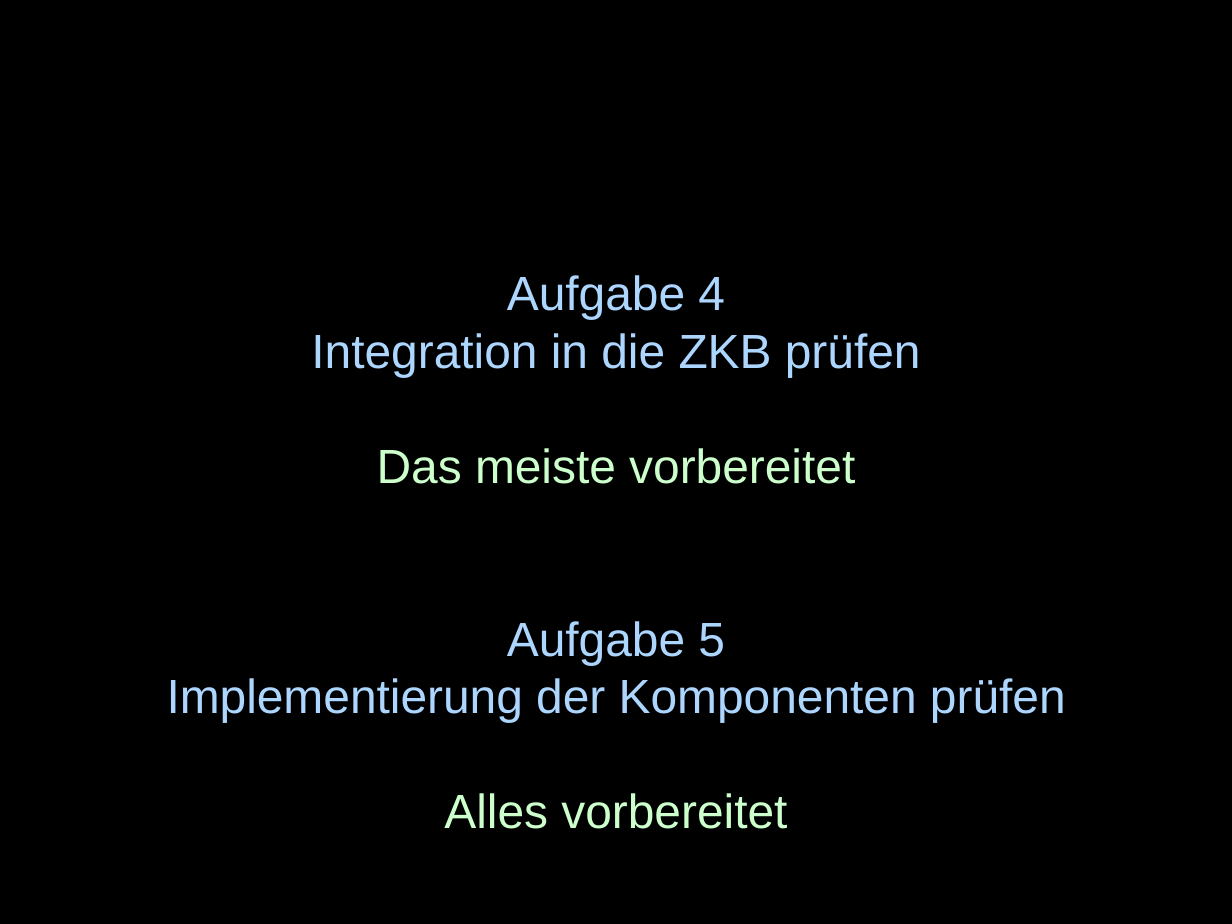
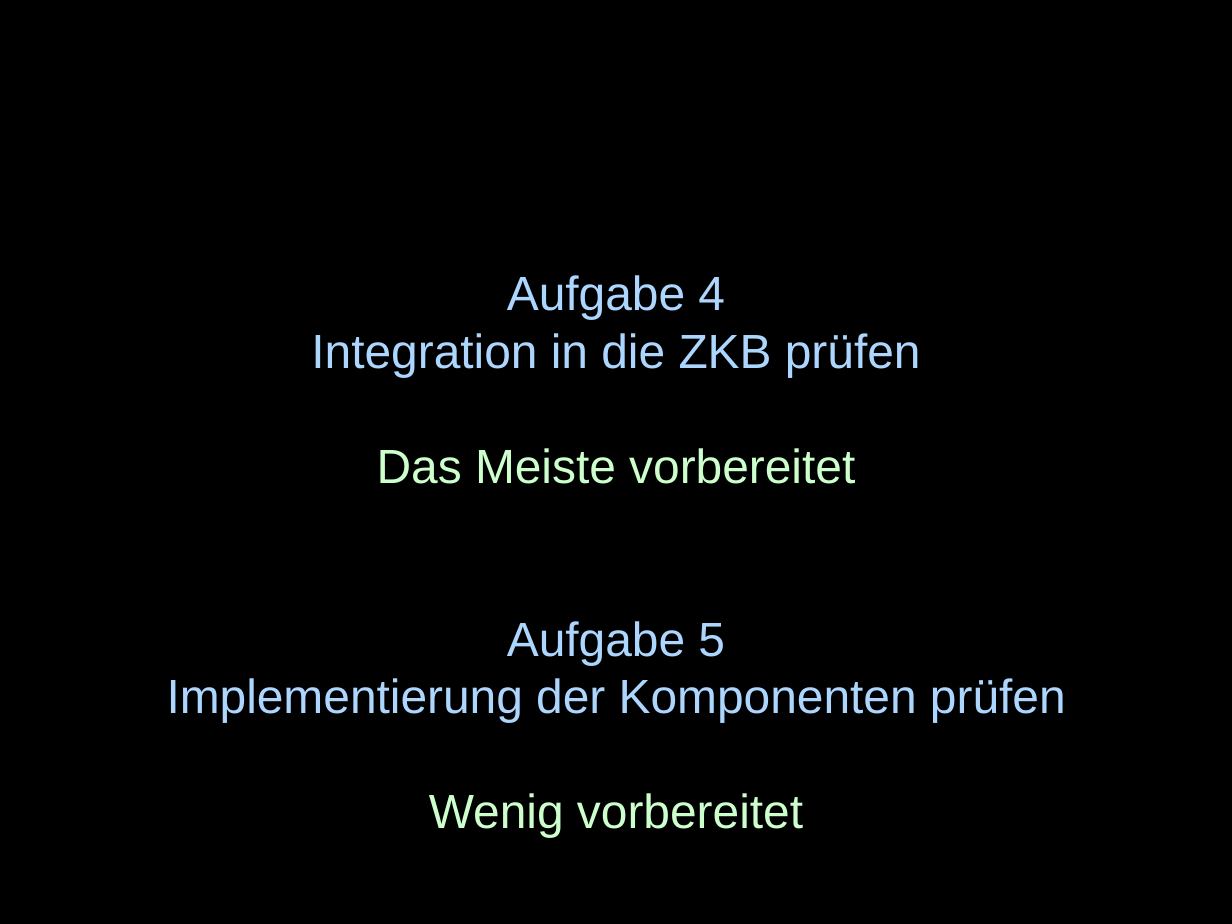
Before and after one commit to sushicutta/Diplomarbeit, a slide deck: slide 8 of praesentation/designreview/design-review-meeting.ppt. Drawn at 1232x924 pixels with LibreOffice and Linux fonts; fonts in the diff are those of the drawing. Boxes give left, top, right and bottom in pixels: in the first picture for what was removed or moved away, otherwise in the second. Text is boxed around its words. In the diff, an @@ line names an element or a change of style, - is before the commit and + after.

```diff
--- a/praesentation/designreview/design-review-meeting.ppt
+++ b/praesentation/designreview/design-review-meeting.ppt
@@ text at <box>377,448,855,484</box>: text changed @@
-Das meiste vorbereitet
+Das Meiste vorbereitet
@@ text at <box>429,793,803,837</box>: text changed @@
-Alles vorbereitet
+Wenig vorbereitet
```
Also in this commit, not shown: 1 other slide changed, 11 other files.
